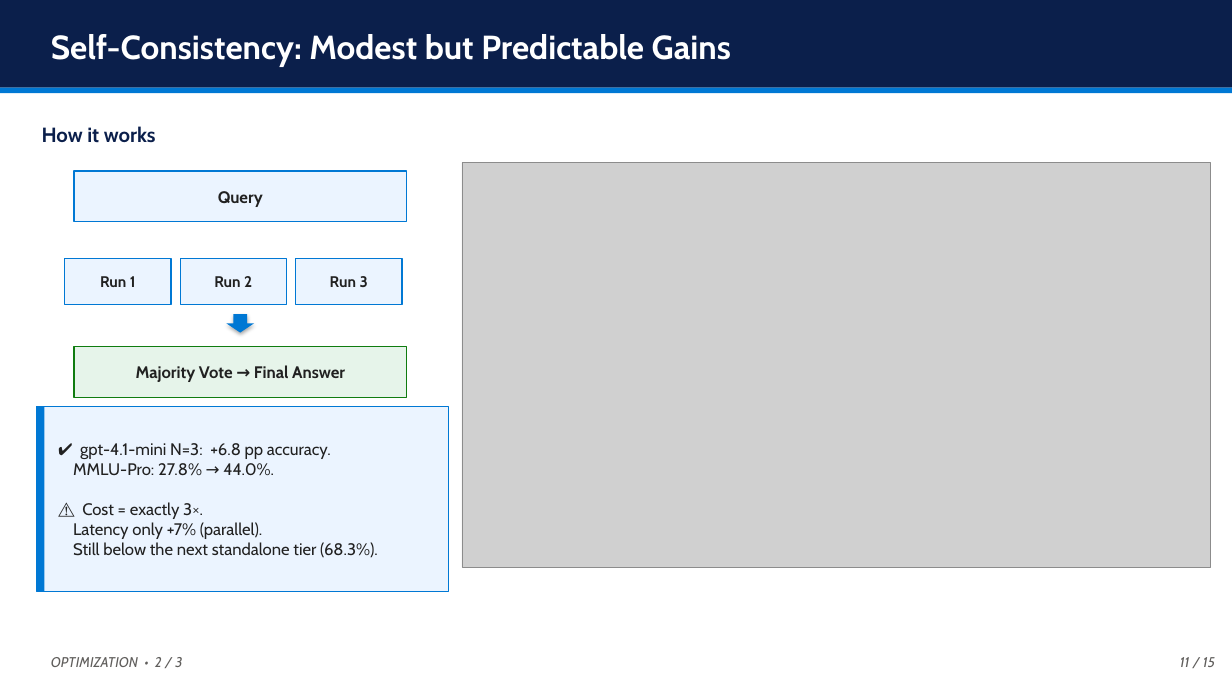
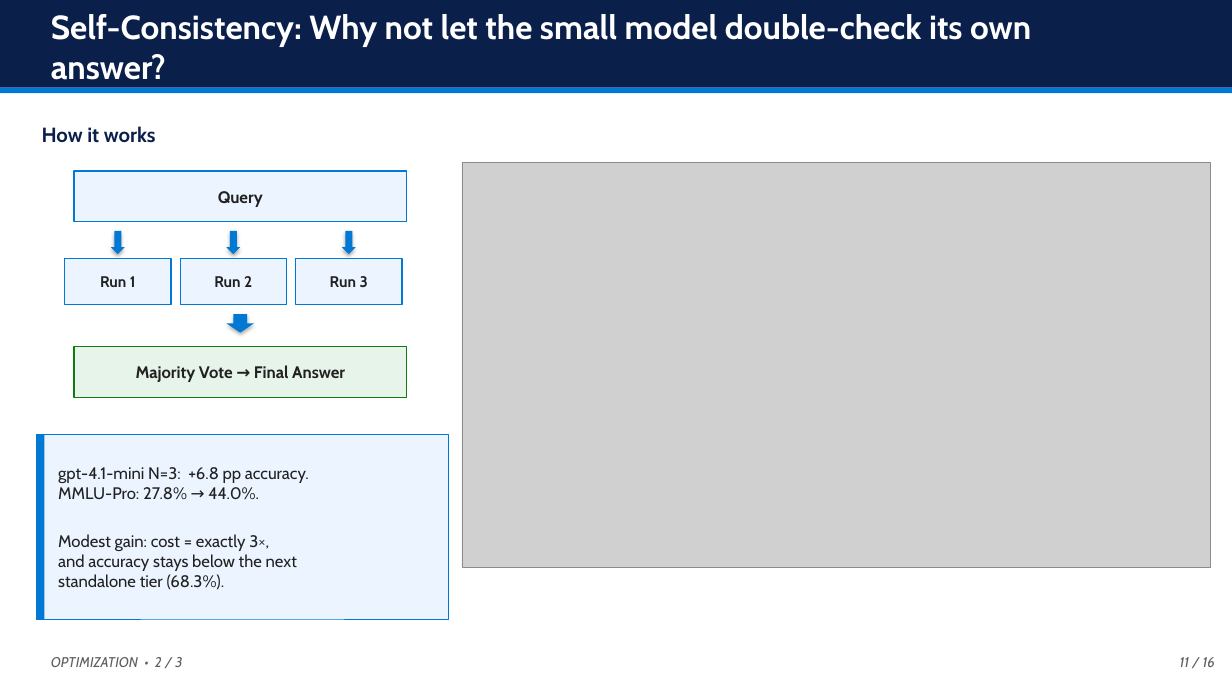
Before and after one commit to MatinAbaszada/llm-evaluation-azure, a slide deck: slide 11 of Presentation/Thesis_Defense.pptx. Drawn at 1232x693 pixels with LibreOffice and Linux fonts; fonts in the diff are those of the drawing; grey boxes stand for pictures. Boxes give left, top, right and bottom in pixels: in the first picture for what was removed or moved away, otherwise in the second. Text is boxed around its words. In the diff, an @@ line names an element or a change of style, - is before the commit and + after.

```diff
--- a/Presentation/Thesis_Defense.pptx
+++ b/Presentation/Thesis_Defense.pptx
@@ text at (x1=51, y1=14, x2=1031, y2=80): text changed @@
-Self-Consistency: Modest but Predictable Gains
+Self-Consistency: Why not let the small model double-check its own answer?
@@ down arrow added at (x1=111, y1=231, x2=125, y2=254), fill #0078D4 @@
@@ down arrow added at (x1=226, y1=231, x2=240, y2=254), fill #0078D4 @@
@@ down arrow added at (x1=342, y1=231, x2=356, y2=254), fill #0078D4 @@
@@ rectangle moved from (x1=37, y1=407, x2=448, y2=592) to (x1=37, y1=434, x2=448, y2=619) @@
@@ rectangle moved from (x1=37, y1=407, x2=44, y2=592) to (x1=37, y1=434, x2=44, y2=619) @@
@@ text at (x1=58, y1=467, x2=309, y2=590): text changed @@
-✔ gpt-4.1-mini N=3: +6.8 pp accuracy.
-MMLU-Pro: 27.8% → 44.0%.
-⚠ Cost = exactly 3×.
-Latency only +7% (parallel).
-Still below the next standalone tier (68.3%).
+gpt-4.1-mini N=3: +6.8 pp accuracy.
+MMLU-Pro: 27.8% → 44.0%.
+Modest gain: cost = exactly 3×,
+and accuracy stays below the next
+standalone tier (68.3%).
@@ text at (x1=1180, y1=657, x2=1215, y2=667): text changed @@
-11 / 15
+11 / 16
```
Also in this commit, not shown: 17 other slides changed, 3 slides added, 8 other files.
